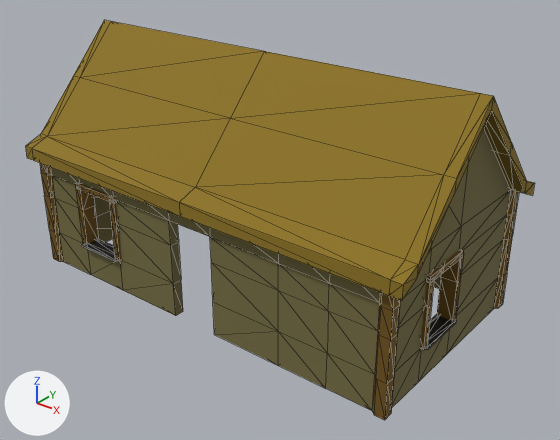
What one commit did to the COLLADA model models/cabin/cabin.dae.
Camera for both pictures: a camera (50 mm lens) standing at (8.84, -10.6, 8.06) and looking at (0.46, -0.13, 1.56). Every picture has the same lights, and +X, +Y and +Z are marked at lower left. Mesh edges are drawn as thin lines. Vertices at the same position are counted once.
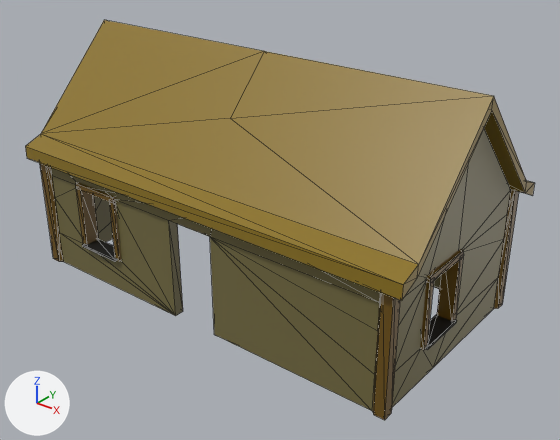
Boxes (x1, y1, x2, y2) around the edits, measured in the pictures (560 x 440 px):
'Cube_004', surface changed, reshaped: (25, 20, 535, 420) in both
part 1 of me_cabin, cut back: before (25, 20, 534, 416); after (69, 174, 498, 407)

The edits, one by one:
In material 'Material_004' (mat_material_004), roughness goes from 0.9 to 0.44.
In material 'Material_001' (mat_material_001), roughness goes from 0.9 to 0.44.
me_cabin is used by ob_cube_004; location (0.0, 0.0, 0.0).
me_cabin had 589 vertices, 1150 faces and spanned x -4.37..4.37, y -2.3..2.3, z 0.0..4.72.
me_cabin now has 293 vertices, 578 faces and spans x -4.37..4.37, y -2.3..2.3, z 0.0..4.72.
me_cabin part 1: 305 vertices removed from x -4.37..4.37, y -2.3..2.3, z 0.0..4.72; 9 vertices added at x -4.1..4.1, y -2.1..2.1, z 0.0..2.5.
